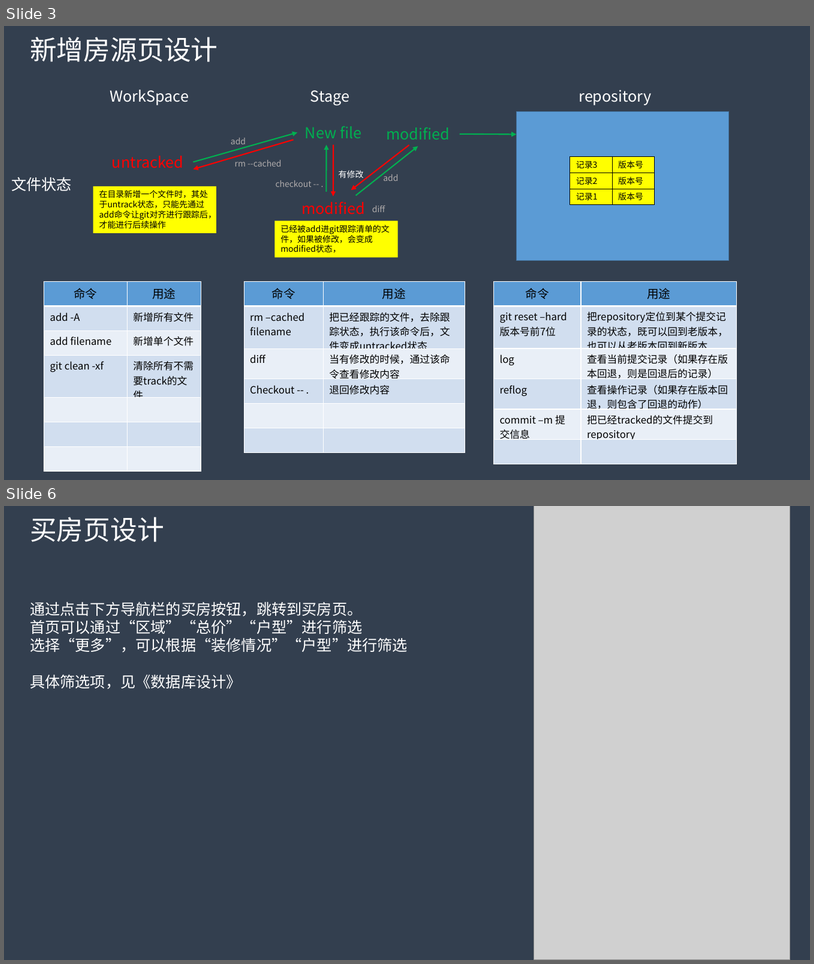
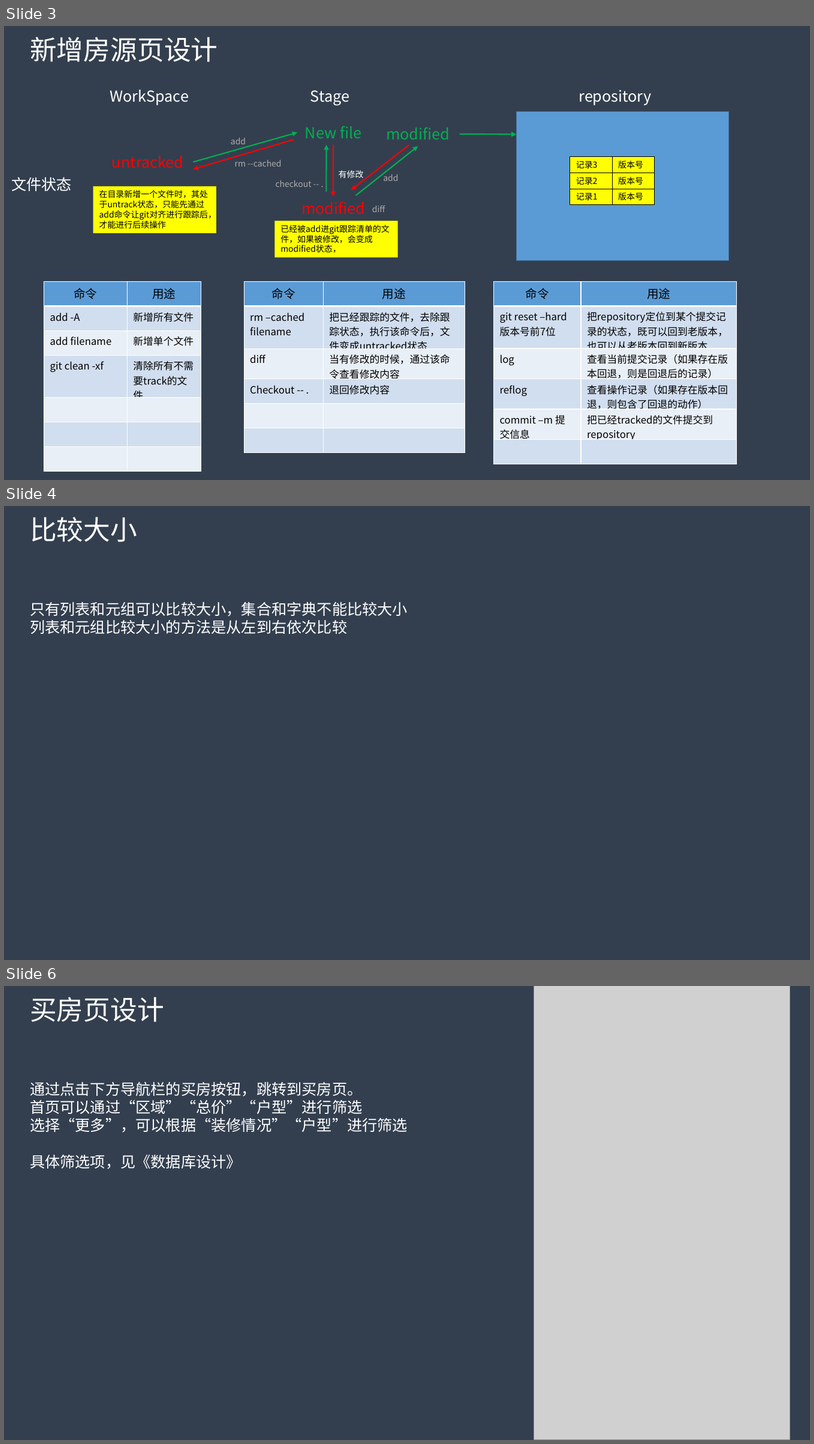
Before and after one commit to myfc-mp/myfc-be, a slide deck: docs/git总结.pptx. Shown one above the other, each under a label of ours: slides 3 and 6 before the commit, slides 3, 4 and 6 after it; the slides between them are not shown. The pictures are 814x964 and 814x1444 pixels, drawn with LibreOffice and Linux fonts; fonts in the diff are those of the drawing; grey boxes stand for pictures. Boxes give left, top, right and bottom in pixels: in the first picture for what was removed or moved away, otherwise in the second. Text is boxed around its words. In the diff, an @@ line names an element or a change of style, - is before the commit and + after.

```diff
--- a/docs/git总结.pptx
+++ b/docs/git总结.pptx
@@ slide 4 added at <box>4,506,810,960</box>, background #333F50 @@
@@ text added at <box>30,517,137,542</box>, 32 pt, text #FFFFFF @@
+比较大小
@@ text added at <box>30,601,408,634</box>, 18 pt, text #FFFFFF @@
+只有列表和元组可以比较大小，集合和字典不能比较大小
+列表和元组比较大小的方法是从左到右依次比较
```
Also in this commit, not shown: 1 other slide added, 2 slides removed, 4 other files.
